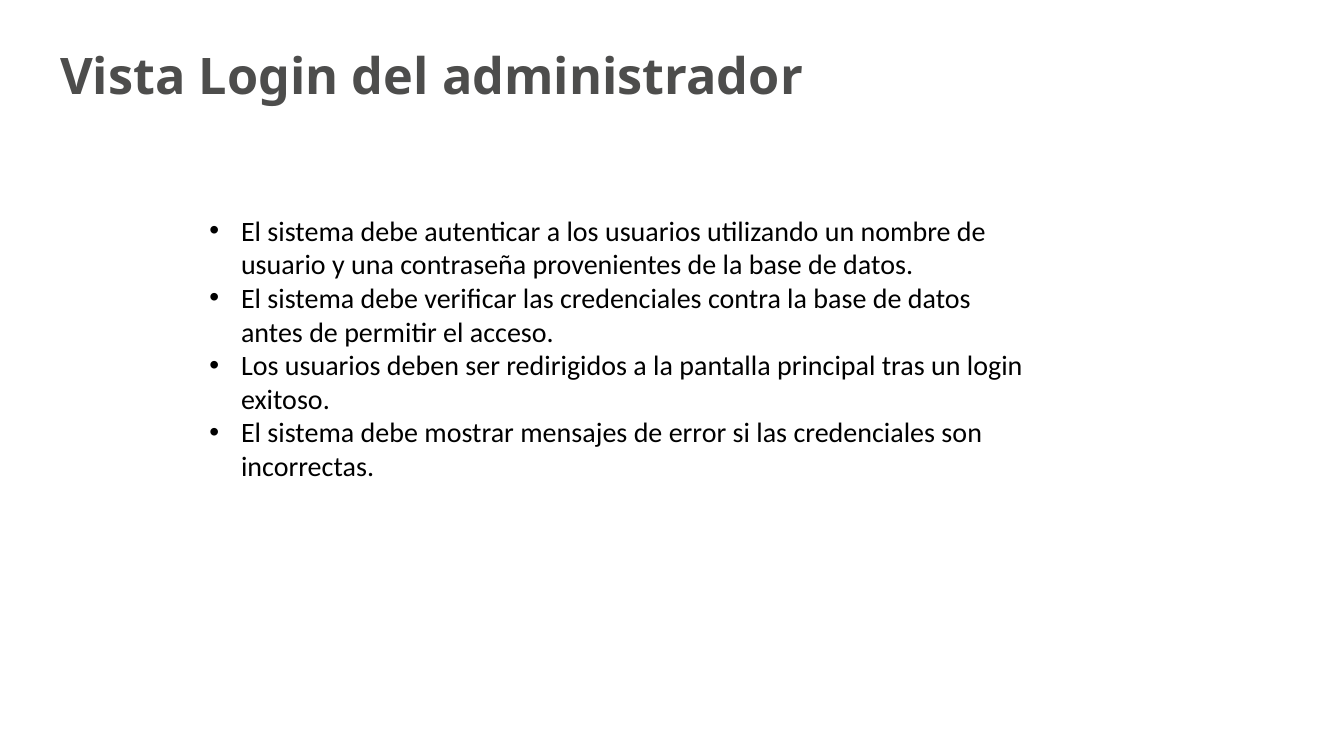
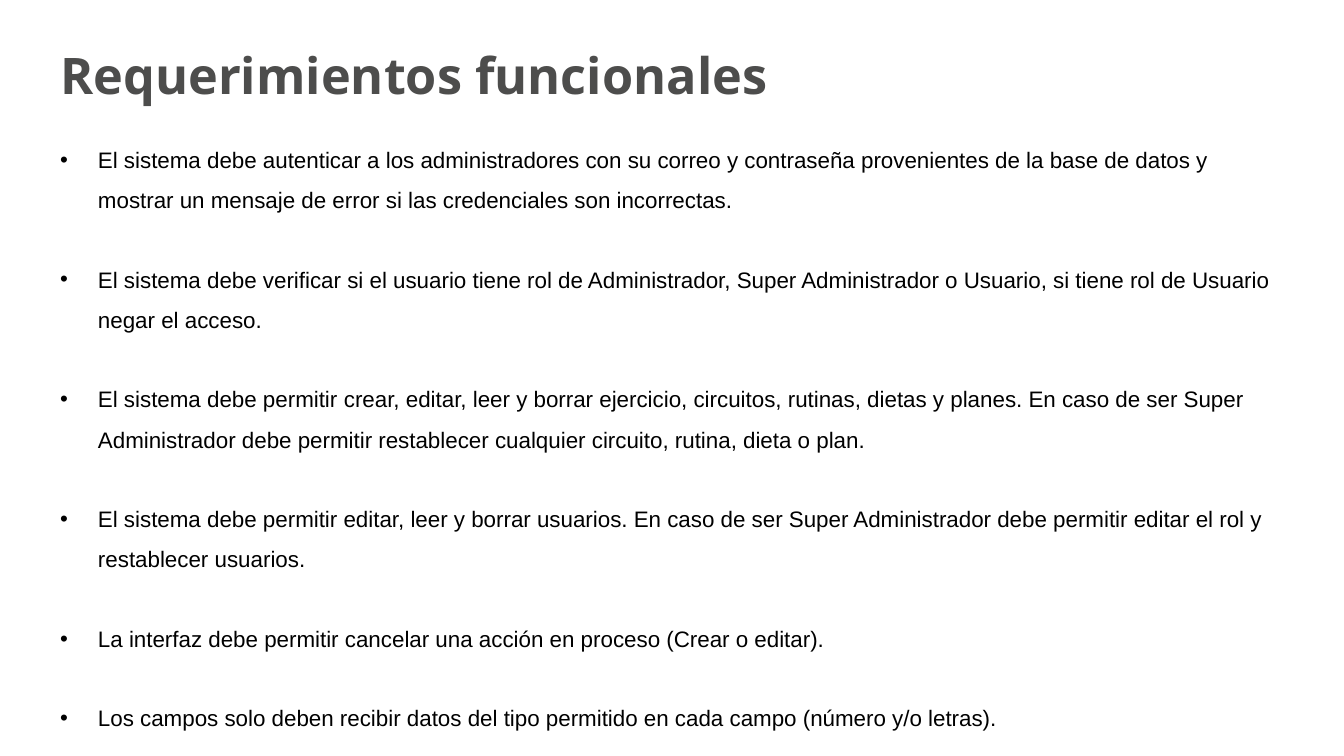
Before and after one commit to DavidPulidoSarmiento/PROYECTO, a slide deck: slide 10 of Proyecto/Presentacion.pptx (slide 8 before the commit). Drawn at 1344x756 pixels with LibreOffice and Linux fonts; fonts in the diff are those of the drawing; background and template pictures are left out. Boxes give left, top, right and bottom in pixels: in the first picture for what was removed or moved away, otherwise in the second. Text is boxed around its words. In the diff, an @@ line names an element or a change of style, - is before the commit and + after.

```diff
--- a/Proyecto/Presentacion.pptx
+++ b/Proyecto/Presentacion.pptx
@@ text at [60, 55, 767, 106]: text changed @@
-Vista Login del administrador
+Requerimientos funcionales
@@ text added at [98, 151, 1269, 731], 16 pt, text #000000 @@
+• El sistema debe autenticar a los administradores con su correo y contraseña provenientes de la base de datos y mostrar un mensaje de error si las credenciales son incorrectas.
+• El sistema debe verificar si el usuario tiene rol de Administrador, Super Administrador o Usuario, si tiene rol de Usuario negar el acceso.
+• El sistema debe permitir crear, editar, leer y borrar ejercicio, circuitos, rutinas, dietas y planes. En caso de ser Super Administrador debe permitir restablecer cualquier circuito, rutina, dieta o plan.
+• El sistema debe permitir editar, leer y borrar usuarios. En caso de ser Super Administrador debe permitir editar el rol y restablecer usuarios.
+• La interfaz debe permitir cancelar una acción en proceso (Crear o editar).
+• Los campos solo deben recibir datos del tipo permitido en cada campo (número y/o letras).
@@ text removed at [241, 221, 1023, 477] @@
-• El sistema debe autenticar a los usuarios utilizando un nombre de usuario y una contraseña provenientes de la base de datos.
-• El sistema debe verificar las credenciales contra la base de datos antes de permitir el acceso.
-• Los usuarios deben ser redirigidos a la pantalla principal tras un login exitoso.
-• El sistema debe mostrar mensajes de error si las credenciales son incorrectas.
```
Also in this commit, not shown: 2 other slides changed, 3 slides added, 6 slides removed, 3 other files.
